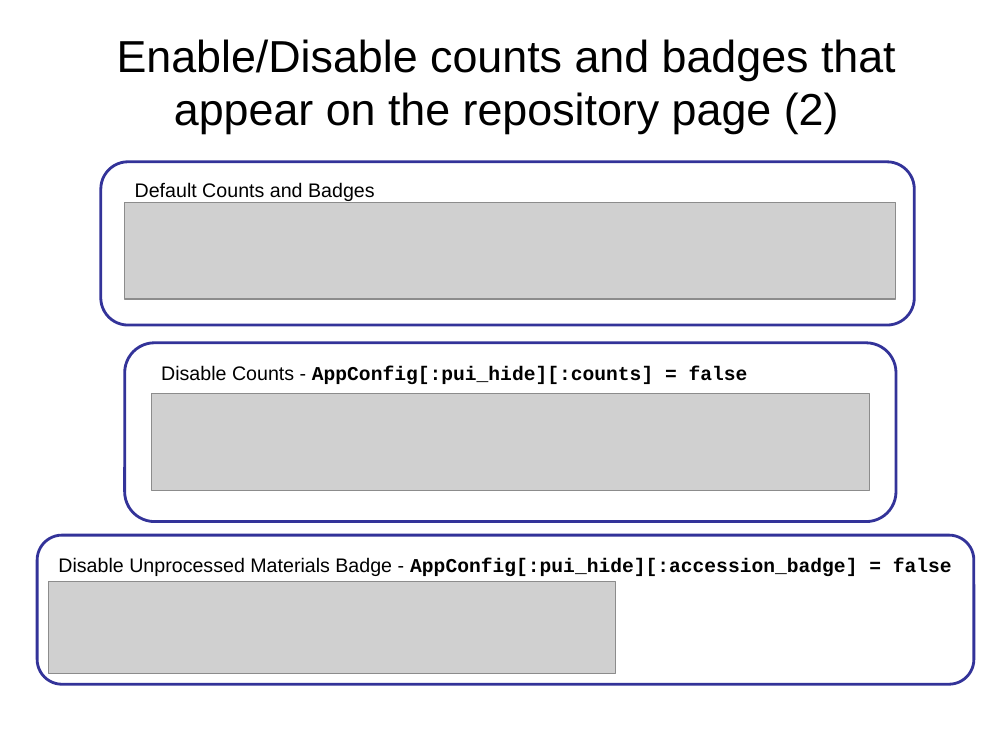
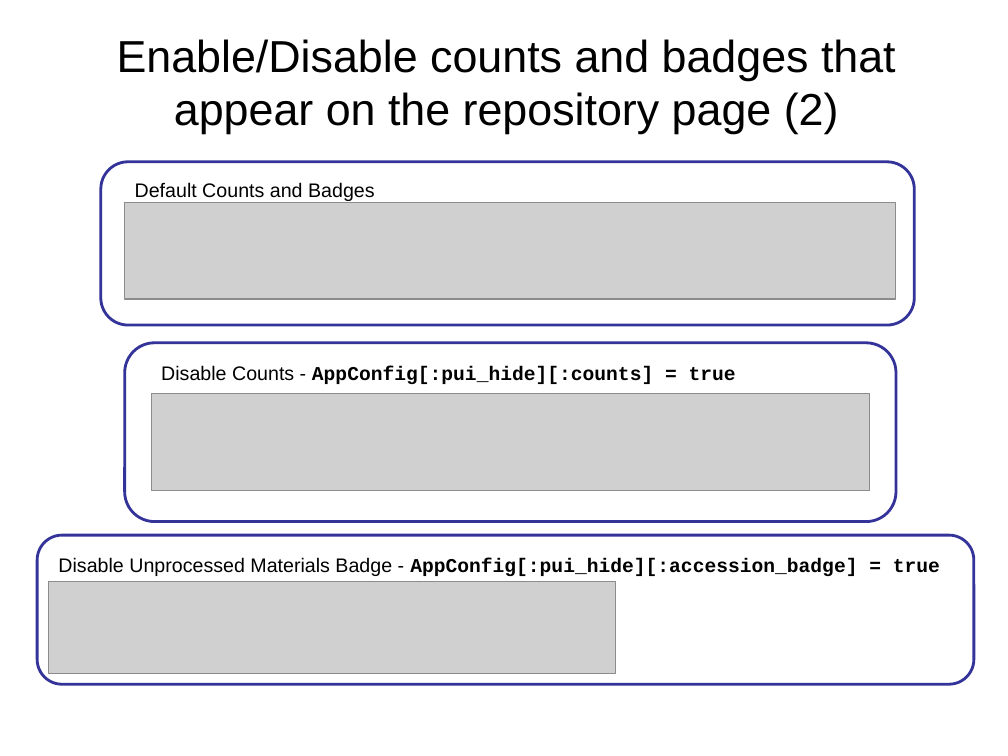
Before and after one commit to archivesspace/tech-docs, a slide deck: slide 9 of customization/customizing_PUI_examples/OnlineForumCustomizing.pptx. Drawn at 1008x756 pixels with LibreOffice and Linux fonts; fonts in the diff are those of the drawing; grey boxes stand for pictures; background and template pictures are left out. Boxes give left, top, right and bottom in pixels: in the first picture for what was removed or moved away, otherwise in the second. Text is boxed around its words. In the diff, an @@ line names an element or a change of style, - is before the commit and + after.

```diff
--- a/customization/customizing_PUI_examples/OnlineForumCustomizing.pptx
+++ b/customization/customizing_PUI_examples/OnlineForumCustomizing.pptx
@@ text at (161, 365, 736, 384): text changed @@
-Disable Counts - AppConfig[:pui_hide][:counts] = false
+Disable Counts - AppConfig[:pui_hide][:counts] = true
@@ text at (58, 557, 940, 576): text changed @@
-Disable Unprocessed Materials Badge - AppConfig[:pui_hide][:accession_badge] = false
+Disable Unprocessed Materials Badge - AppConfig[:pui_hide][:accession_badge] = true
```
Also in this commit, not shown: 4 other slides changed.
